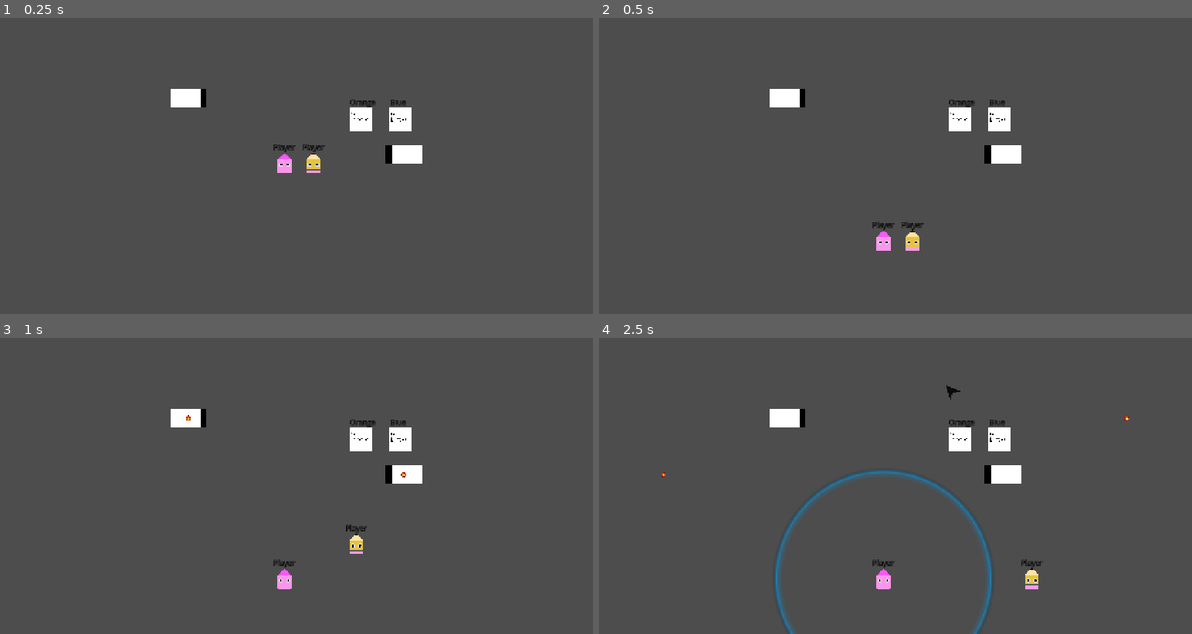
Above: before the commit, frames 1-4 (two rows, left to right).
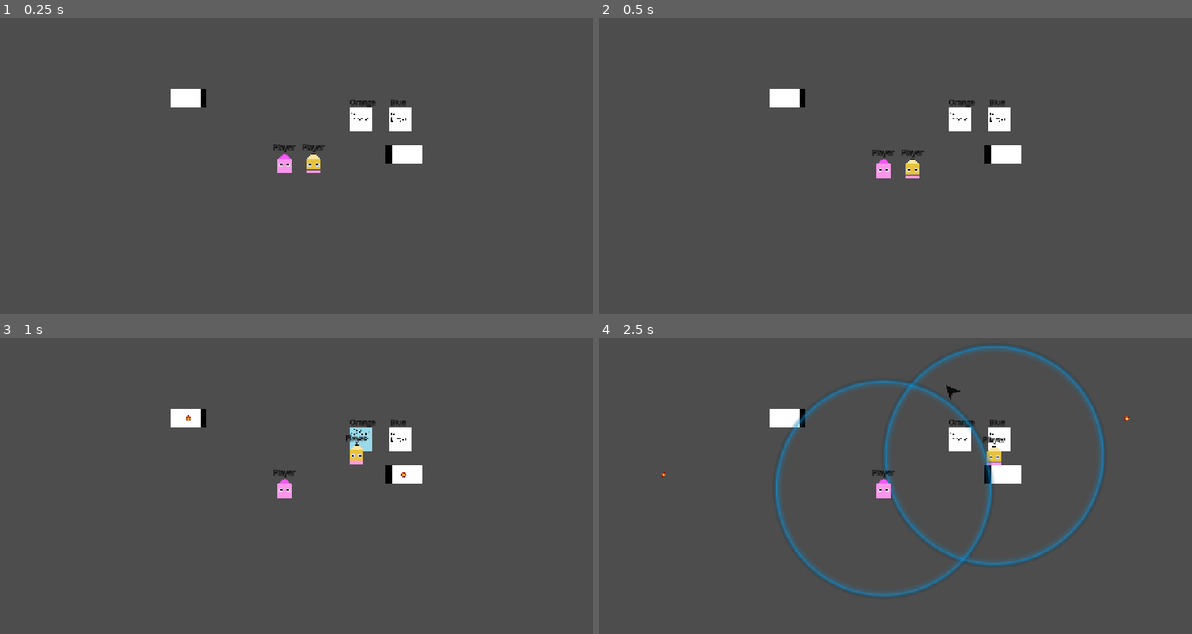
Above: after the commit, the same moments.

Repository: SiwenJadenLong/Co-Sketch
Game: Godot game, scene res://scenes/levels/lvl3.tscn
The game is run twice, just before and just after one commit, with the same random seed, the same clock (stepped at 60 frames per second) and the same inputs. This scene is started directly instead of the project's main scene.
Inputs (mouse positions are in pixels of both pictures, inside the frame that each line leads up to):
- Up to frame 1 (0.25 s): no input
- Up to frame 2 (0.5 s): no input
- Up to frame 3 (1 s): move the mouse to (421, 444) at 0.52 s; press the mouse at (421, 444) at 0.53 s; hold D (p1_right) from 0.53 s (still down); tap W (p1_up) at 0.77 s
- Up to frame 4 (2.5 s): move the mouse to (759, 477) at 1.27 s; release the mouse at (759, 477) at 1.28 s; tap E (p1_edit_toggle) at 1.35 s; tap W (p1_up) at 1.52 s; move the mouse to (942, 385) at 2.02 s; release D (p1_right) at 2.03 s; hold A (p1_left) from 2.03 s (still down); tap Shift (p2_edit_toggle) at 2.1 s

Frame 1 is identical in both runs. In frame 2, 0.8% of the frame differs, in the area x 46-55%, y 44-79%; in frame 3, 1.0%; in frame 4, 5.7%, in the area x 29-86%, y 2-100%.

Commit message:
objects work

Diff:
--- a/Scripts/cannon.gd
+++ b/Scripts/cannon.gd
@@ -1,8 +1,7 @@
 extends StaticBody2D;
-
-const CANNONBALL : PackedScene= preload("res://scenes/objects/Cannonball.tscn");
 var shootingdirection : Vector2;
 
+@export var projectileObject : PackedScene = preload("res://scenes/objects/Cannonball.tscn");
 @export var projectile_speed : int = 5;
 @export var firing_timer: float = 2.0;
 
@@ -12,7 +11,7 @@
 
 func _on_timer_timeout():
 #	Create instance of cannonball projectile
-	var newcannonballinstance = CANNONBALL.instantiate();
+	var newcannonballinstance = projectileObject.instantiate();
 	newcannonballinstance.global_position = global_position;
 	newcannonballinstance.speed = Vector2.LEFT * projectile_speed;
 	newcannonballinstance.directionrotated = rotation;
--- a/scenes/levels/LevelTemplete.tscn
+++ b/scenes/levels/LevelTemplete.tscn
@@ -1,10 +1,9 @@
-[gd_scene load_steps=6 format=3 uid="uid://p0m3x403thtk"]
+[gd_scene load_steps=5 format=3 uid="uid://p0m3x403thtk"]
 
 [ext_resource type="Script" uid="uid://bn6lwoeq3auyu" path="res://Scripts/map.gd" id="1_vcwsh"]
 [ext_resource type="PackedScene" uid="uid://di8x2ilgml1fg" path="res://scenes/objects/door.tscn" id="5_30pkq"]
 [ext_resource type="Script" uid="uid://dfkluft0hlgrx" path="res://scenes/levels/view_box_border.gd" id="5_qoi8g"]
-[ext_resource type="PackedScene" uid="uid://b5487i4avo3b5" path="res://scenes/objects/killzone.tscn" id="6_2sarb"]
-[ext_resource type="PackedScene" uid="uid://dc63gvd8lmpex" path="res://scenes/objects/Player.tscn" id="7_7nc4o"]
+[ext_resource type="PackedScene" uid="uid://dc63gvd8lmpex" path="res://scenes/objects/player.tscn" id="7_7nc4o"]
 
 [node name="map" type="Node2D"]
 script = ExtResource("1_vcwsh")
@@ -22,9 +21,6 @@
 position = Vector2(256, -48)
 correctPlayer = "Blue"
 
-[node name="killZone" parent="objects" instance=ExtResource("6_2sarb")]
-position = Vector2(0, 308)
-
 [node name="players" type="Node" parent="."]
 
 [node name="Player" parent="players" instance=ExtResource("7_7nc4o")]
@@ -39,7 +35,7 @@
 [node name="viewBoxBorder" type="StaticBody2D" parent="ground"]
 collision_layer = 3
 script = ExtResource("5_qoi8g")
-borderPadding = 100
+borderPadding = 300
 
 [node name="viewBoxBorderCollision" type="CollisionPolygon2D" parent="ground/viewBoxBorder"]
 build_mode = 1
--- a/scenes/levels/lvl1.tscn
+++ b/scenes/levels/lvl1.tscn
@@ -2,13 +2,13 @@
 
 [ext_resource type="Script" uid="uid://bn6lwoeq3auyu" path="res://Scripts/map.gd" id="1_rp362"]
 [ext_resource type="TileSet" uid="uid://da7r2pvmgo65o" path="res://tilesets/Placeholder tiles.tres" id="1_s11cq"]
-[ext_resource type="PackedScene" uid="uid://dc63gvd8lmpex" path="res://scenes/objects/Player.tscn" id="2_rp362"]
+[ext_resource type="PackedScene" uid="uid://dc63gvd8lmpex" path="res://scenes/objects/player.tscn" id="2_rp362"]
 [ext_resource type="Texture2D" uid="uid://weygx8ktaqxe" path="res://assets/art/static/backgroundplace.jpg" id="3_8160f"]
 [ext_resource type="PackedScene" uid="uid://b5487i4avo3b5" path="res://scenes/objects/killzone.tscn" id="3_sw1tr"]
 [ext_resource type="PackedScene" uid="uid://ccu12p6n7mqve" path="res://scenes/objects/cannon.tscn" id="4_ymjof"]
 [ext_resource type="PackedScene" uid="uid://di8x2ilgml1fg" path="res://scenes/objects/door.tscn" id="5_bevmi"]
 
-[node name="map" type="Node2D"]
+[node name="map2" type="Node2D"]
 script = ExtResource("1_rp362")
 levelNumber = "1"
 
--- a/scenes/levels/view_box_border.gd
+++ b/scenes/levels/view_box_border.gd
@@ -1,6 +1,6 @@
-@tool
 extends StaticBody2D
-@export var borderPadding : int;
+
+@export var borderPadding : int = 0;
 @onready var viewBoxBorderCollision: CollisionPolygon2D = $viewBoxBorderCollision;
 
 func _ready() -> void:
--- a/scenes/objects/Cannonball.tscn
+++ b/scenes/objects/Cannonball.tscn
@@ -1,18 +1,18 @@
 [gd_scene load_steps=8 format=3 uid="uid://cbimugcy7cdgs"]
 
-[ext_resource type="Script" uid="uid://bd4d35cpgn8qp" path="res://Scripts/cannonBall.gd" id="1_ed6wv"]
-[ext_resource type="Texture2D" uid="uid://buoovp3jydwf" path="res://assets/art/animated/cannonBallPlace.png" id="1_hcmnq"]
+[ext_resource type="Script" uid="uid://bd4d35cpgn8qp" path="res://Scripts/cannonball.gd" id="1_utjx4"]
+[ext_resource type="Texture2D" uid="uid://buoovp3jydwf" path="res://assets/art/animated/cannonBallPlace.png" id="2_g28q8"]
 
 [sub_resource type="AtlasTexture" id="AtlasTexture_mjce8"]
-atlas = ExtResource("1_hcmnq")
+atlas = ExtResource("2_g28q8")
 region = Rect2(0, 0, 32, 32)
 
 [sub_resource type="AtlasTexture" id="AtlasTexture_41fvk"]
-atlas = ExtResource("1_hcmnq")
+atlas = ExtResource("2_g28q8")
 region = Rect2(32, 0, 32, 32)
 
 [sub_resource type="AtlasTexture" id="AtlasTexture_ul2lr"]
-atlas = ExtResource("1_hcmnq")
+atlas = ExtResource("2_g28q8")
 region = Rect2(64, 0, 32, 32)
 
 [sub_resource type="SpriteFrames" id="SpriteFrames_8xiut"]
@@ -39,7 +39,7 @@
 radius = 5.0
 
 [node name="Cannonball" type="Area2D" groups=["playerkill"]]
-script = ExtResource("1_ed6wv")
+script = ExtResource("1_utjx4")
 
 [node name="AnimatedSprite2D" type="AnimatedSprite2D" parent="."]
 texture_filter = 1
--- a/scenes/objects/Player.tscn
+++ b/scenes/objects/Player.tscn
@@ -66,7 +66,7 @@
 position = Vector2(0, 3.5)
 scale = Vector2(0.25, 0.25)
 sprite_frames = SubResource("SpriteFrames_0ay4w")
-animation = &"dead"
+animation = &"idle"
 autoplay = "idle"
 script = ExtResource("5_ssoob")
 eyeTravelDistance = 2.0
--- /dev/null
+++ b/scenes/objects/genericRectangePlatform.tscn
@@ -0,0 +1,17 @@
+[gd_scene load_steps=3 format=3 uid="uid://ud3b3pwegh5a"]
+
+[ext_resource type="Texture2D" path="res://assets/art/static/paperTexturePixeled.jpg" id="1_5u8f3"]
+
+[sub_resource type="RectangleShape2D" id="RectangleShape2D_lcqvf"]
+size = Vector2(80, 40)
+
+[node name="GenericRectangePlatform" type="StaticBody2D"]
+collision_layer = 3
+
+[node name="CollisionPolygon2D" type="CollisionShape2D" parent="."]
+shape = SubResource("RectangleShape2D_lcqvf")
+
+[node name="Sprite2D" type="Sprite2D" parent="CollisionPolygon2D"]
+position = Vector2(-0.00701857, 0.0250003)
+scale = Vector2(0.041674, 0.0312402)
+texture = ExtResource("1_5u8f3")
Not shown: 1 places in scenes/Gameplay/Main.tscn that only renumber resources
Not shown, added: scenes/objects/objectsNeeded.md
